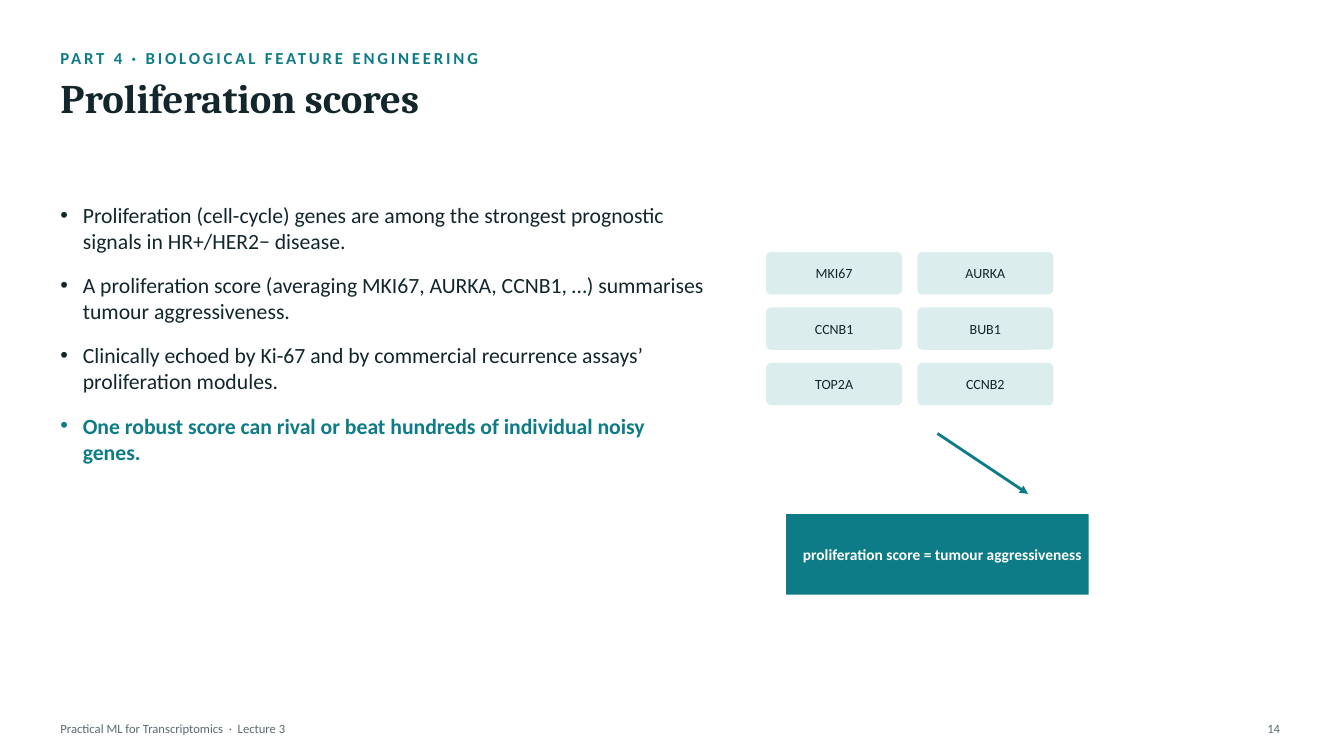
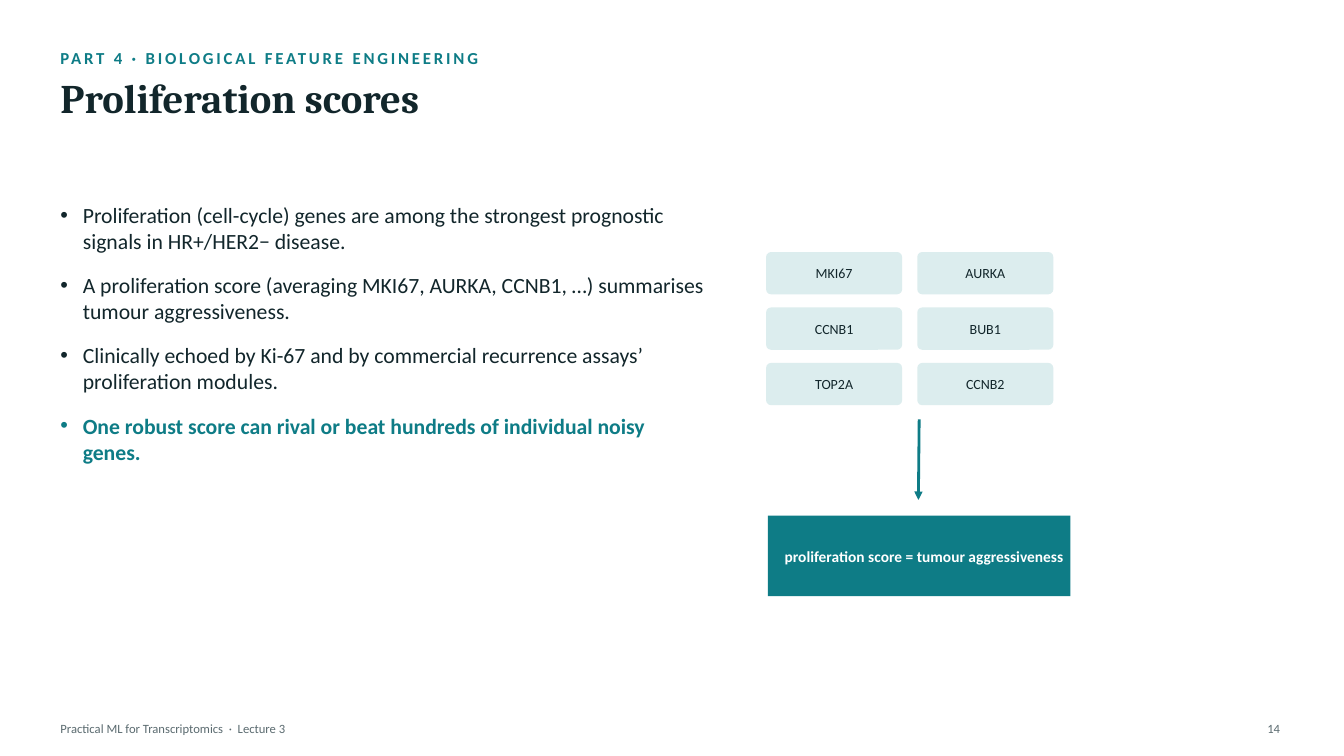
Before and after one commit to zhanyinx/ml26, a slide deck: slide 14 of lessons/lesson03_feature_engineering/theory/slides/Lecture3 - Feature Engineering and Biological Representation.pptx. Drawn at 1344x756 pixels with LibreOffice and Linux fonts; fonts in the diff are those of the drawing. Boxes give left, top, right and bottom in pixels: in the first picture for what was removed or moved away, otherwise in the second. Text is boxed around its words. In the diff, an @@ line names an element or a change of style, - is before the commit and + after.

```diff
--- a/lessons/lesson03_feature_engineering/theory/slides/Lecture3 - Feature Engineering and Biological Representation.pptx
+++ b/lessons/lesson03_feature_engineering/theory/slides/Lecture3 - Feature Engineering and Biological Representation.pptx
@@ arrow moved from (938, 434) - (1028, 494) to (920, 419) - (919, 500) @@
@@ text "proliferation score = tumour aggressiveness": place and size @@
-text "proliferation score = tumour aggressiveness" at [803, 549, 1082, 563]
+text "proliferation score = tumour aggressiveness" at [785, 551, 1063, 565]
@@ rectangle: place and size @@
-rectangle at [786, 514, 1089, 595]
+rectangle at [768, 516, 1071, 597]
```
Also in this commit, not shown: 12 other slides changed.
